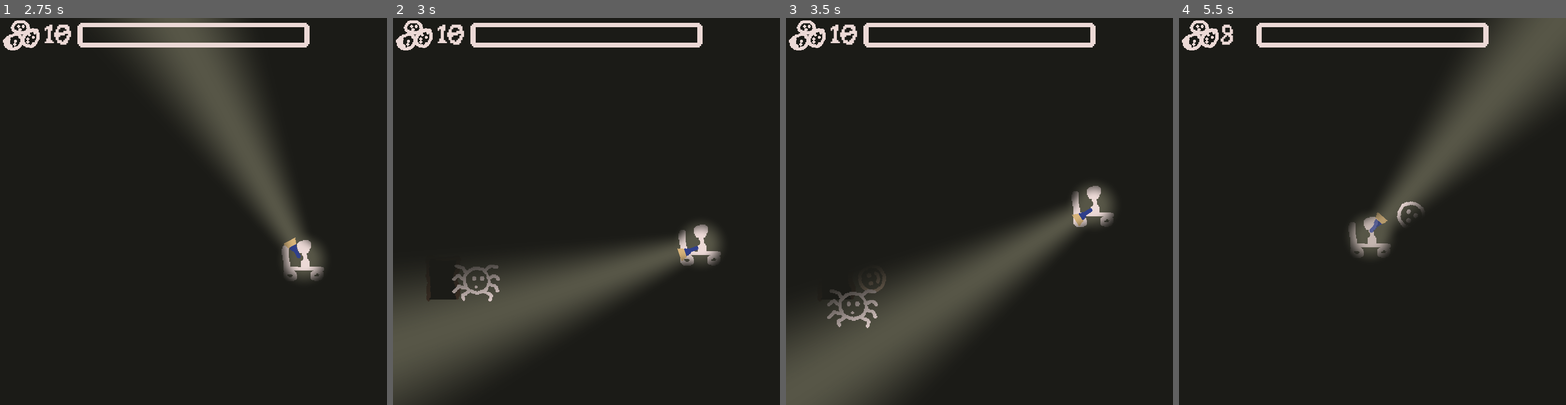
Above: before the commit, frames 1-4 (left to right).
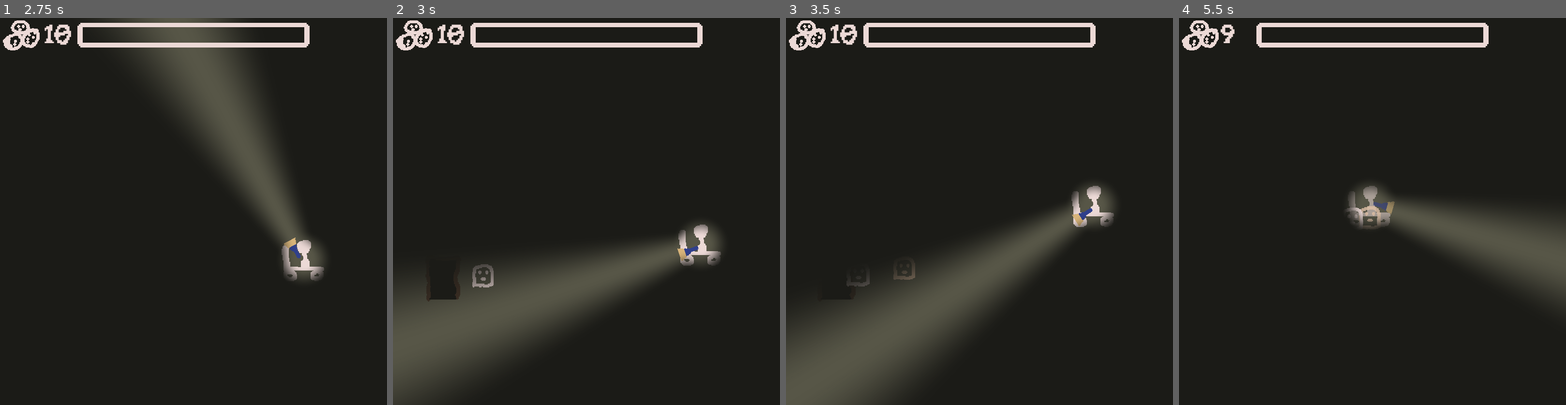
Above: after the commit, the same moments.

Repository: nolenroyalty/flashlight-survivors
Game: Godot game, scene res://Main.tscn
The game is run twice, just before and just after one commit, with the same random seed, the same clock (stepped at 60 frames per second) and the same inputs.
Inputs (mouse positions are in pixels of both pictures, inside the frame that each line leads up to):
- Up to frame 1 (2.75 s): tap Enter at 0.5 s; move the mouse to (278, 192) at 0.52 s; hold D (player_right) 0.53-1.28 s; move the mouse to (116, 230) at 1.27 s; hold S (player_down) 1.28-2.03 s; move the mouse to (232, 126) at 2.02 s; hold D (player_right) from 2.03 s (still down)
- Up to frame 2 (3 s): move the mouse to (567, 288) at 2.77 s; release D (player_right) at 2.78 s; hold W (player_up) from 2.78 s (still down)
- Up to frame 3 (3.5 s): keep holding W (player_up)
- Up to frame 4 (5.5 s): move the mouse to (1488, 269) at 3.52 s; release W (player_up) at 3.53 s; hold A (player_left) 3.53-5.03 s; move the mouse to (1256, 153) at 4.27 s; move the mouse to (1391, 211) at 5.02 s; hold S (player_down) from 5.03 s (still down)

Frame 1 is identical in both runs. In frame 2, 0.5% of the frame differs, in the area x 15-28%, y 63-74%; in frame 3, 0.6%; in frame 4, 17%, in the area x 10-100%, y 0-74%.

Commit message:
more sound additions

Diff:
--- a/enemies/BaseEnemy.gd
+++ b/enemies/BaseEnemy.gd
@@ -28,14 +28,14 @@
 	is_dead = true
 	U.xpbar.add_xp(xp_gain)
 	if maybe_explode():
+		AudioManager.play_explode()
 		call_deferred("queue_free")
 	else:
+		AudioManager.play_death()
 		handle_death()
 
 func play_damage_animation():
 	var t = get_tree().create_tween()
-	# t.tween_property(self, "modulate", Color("#645f678e"), 0.35)
-	# t.tween_property(self, "modulate", Color("#dd30408c"), 0.35)
 	t.tween_property(self, "modulate", Color("#99d8b47a"), 0.15)
 	t.tween_property(self, "modulate", Color("#ffffff"), 0.15)
 	t.set_trans(Tween.TRANS_QUAD)
--- a/enemies/BaseEnemy.tscn
+++ b/enemies/BaseEnemy.tscn
@@ -1,6 +1,7 @@
-[gd_scene load_steps=3 format=2]
+[gd_scene load_steps=4 format=2]
 
 [ext_resource path="res://enemies/BaseEnemy.gd" type="Script" id=1]
+[ext_resource path="res://sounds/Retro Blop 18.wav" type="AudioStream" id=2]
 
 [sub_resource type="CircleShape2D" id=1]
 
@@ -19,3 +20,7 @@
 [node name="Hurtbox" type="Area2D" parent="."]
 collision_layer = 8
 collision_mask = 2
+
+[node name="DeathAudio" type="AudioStreamPlayer" parent="."]
+stream = ExtResource( 2 )
+volume_db = -5.0
--- a/enemies/Doorway.gd
+++ b/enemies/Doorway.gd
@@ -24,13 +24,22 @@
 	t.set_trans(Tween.TRANS_QUAD)
 	t.tween_callback(self, "free_and_signal")
 
+func should_spawn_spider():
+	return State.player_level >= 3 and rng.randf() < 0.2
+
 func spawn_enemy():
 	if enemies_spawned < enemies_to_spawn:
 		var t = get_tree().create_tween()
 		t.tween_property(self, "scale", U.v(1.2, 1.0), 0.3)
 		t.tween_property(self, "scale", U.v(1.0, 1.0), 0.3)
 		t.set_trans(Tween.TRANS_QUAD)
-		var enemy = Spider.instance()
+
+		var enemy
+		if should_spawn_spider():
+			enemy = Spider.instance()
+		else:
+			enemy = Ghost.instance()
+
 		get_parent().add_child(enemy)
 		enemy.position = position
 		enemies_spawned += 1
--- a/enemies/Ghost.gd
+++ b/enemies/Ghost.gd
@@ -19,3 +19,4 @@
 
 func _ready():
 	health = 3
+	xp_gain = 3
--- a/enemies/SpawnManager.gd
+++ b/enemies/SpawnManager.gd
@@ -51,13 +51,12 @@
 
 func door_spawn_chance_increment():
 	if State.player_level < 5: return 0.05
-	elif State.player_level < 15: return 0.1
-	else: return 0.15
+	elif State.player_level < 10: return 0.1
+	else: return 0.2
 
 var current_door_spawn_chance = .8
 func maybe_spawn():
 	current_door_spawn_chance += door_spawn_chance_increment()
-	print(current_door_spawn_chance)
 	if rng.randf() < current_door_spawn_chance:
 		if spawn_door():
 			current_door_spawn_chance = 0.1
--- a/enemies/Spider.gd
+++ b/enemies/Spider.gd
@@ -105,7 +105,7 @@
 	randomize()
 	health = 10
 	power = 2
-	xp_gain = 5
+	xp_gain = 6
 	sprite.connect("animation_finished", self, "animation_finished")
 	roll_safeguard_timer.connect("timeout", self, "roll_safeguard_fired")
 	spawn()
--- /dev/null
+++ b/globals/AudioManager.gd
@@ -0,0 +1,20 @@
+extends Node2D
+
+var death_audios = []
+var death_idx = 0
+var explode_audios = []
+var explode_idx = 0
+
+func play_death():
+	death_audios[death_idx].play()
+	death_idx = (death_idx + 1) % len(death_audios)
+
+func play_explode():
+	explode_audios[explode_idx].play()
+	explode_idx = (explode_idx + 1) % len(explode_audios)
+
+func _ready():
+	for child in $DeathAudios.get_children():
+		death_audios.append(child)
+	for child in $ExplodeAudios.get_children():
+		explode_audios.append(child)
--- /dev/null
+++ b/globals/AudioManager.tscn
@@ -0,0 +1,40 @@
+[gd_scene load_steps=4 format=2]
+
+[ext_resource path="res://sounds/Retro Blop 18.wav" type="AudioStream" id=1]
+[ext_resource path="res://globals/AudioManager.gd" type="Script" id=2]
+[ext_resource path="res://sounds/Retro Blop 22.wav" type="AudioStream" id=3]
+
+[node name="AudioManager" type="Node2D"]
+script = ExtResource( 2 )
+
+[node name="DeathAudios" type="Node2D" parent="."]
+
+[node name="DeathAudio1" type="AudioStreamPlayer" parent="DeathAudios"]
+stream = ExtResource( 1 )
+volume_db = -5.0
+
+[node name="DeathAudio2" type="AudioStreamPlayer" parent="DeathAudios"]
+stream = ExtResource( 1 )
+volume_db = -5.0
+
+[node name="DeathAudio3" type="AudioStreamPlayer" parent="DeathAudios"]
+stream = ExtResource( 1 )
+volume_db = -5.0
+
+[node name="ExplodeAudios" type="Node2D" parent="."]
+
+[node name="ExplodeAudio1" type="AudioStreamPlayer" parent="ExplodeAudios"]
+stream = ExtResource( 3 )
+volume_db = -5.0
+
+[node name="ExplodeAudio2" type="AudioStreamPlayer" parent="ExplodeAudios"]
+stream = ExtResource( 3 )
+volume_db = -5.0
+
+[node name="ExplodeAudio3" type="AudioStreamPlayer" parent="ExplodeAudios"]
+stream = ExtResource( 3 )
+volume_db = -5.0
+
+[node name="ExplodeAudio4" type="AudioStreamPlayer" parent="ExplodeAudios"]
+stream = ExtResource( 3 )
+volume_db = -5.0
--- a/light-sources/LightTrackManager.tscn
+++ b/light-sources/LightTrackManager.tscn
@@ -1,7 +1,7 @@
 [gd_scene load_steps=3 format=2]
 
 [ext_resource path="res://light-sources/LightTrackManager.gd" type="Script" id=1]
-[ext_resource path="res://sounds/lights1.wav" type="AudioStream" id=2]
+[ext_resource path="res://sounds/Retro Event UI 01.wav" type="AudioStream" id=2]
 
 [node name="LightTrackManager" type="Node2D"]
 script = ExtResource( 1 )
--- a/project.godot
+++ b/project.godot
@@ -36,6 +36,7 @@
 Lights="*res://globals/Lights.tscn"
 State="*res://globals/State.tscn"
 Constants="*res://globals/Constants.tscn"
+AudioManager="*res://globals/AudioManager.tscn"
 
 [display]
 
--- a/ui/UpgradeDialogue.gd
+++ b/ui/UpgradeDialogue.gd
@@ -4,6 +4,7 @@
 
 onready var choice_holder = $Background/ChoiceHolder
 onready var congrats = $Background/CongratsLabel
+onready var audio = $Audio
 
 var UpgradeChoice = preload("res://ui/UpgradeChoice.tscn")
 var rng : RandomNumberGenerator
@@ -13,6 +14,7 @@
 	emit_signal("finished")
 
 func _ready():
+	audio.play()
 	$AnimationPlayer.play("shwoop")
 	congrats.text = "Reached level %d!" % [State.player_level]
 
--- a/ui/UpgradeDialogue.tscn
+++ b/ui/UpgradeDialogue.tscn
@@ -1,8 +1,9 @@
-[gd_scene load_steps=6 format=2]
+[gd_scene load_steps=7 format=2]
 
 [ext_resource path="res://ui/UpgradeDialogue.gd" type="Script" id=1]
 [ext_resource path="res://Aseprite/upgradebackground.png" type="Texture" id=2]
 [ext_resource path="res://Aseprite/particle1.png" type="Texture" id=3]
+[ext_resource path="res://sounds/Retro Event StereoUP 02.wav" type="AudioStream" id=4]
 
 [sub_resource type="Animation" id=2]
 length = 0.001
@@ -295,3 +296,7 @@
 [node name="AnimationPlayer" type="AnimationPlayer" parent="."]
 anims/RESET = SubResource( 2 )
 anims/shwoop = SubResource( 1 )
+
+[node name="Audio" type="AudioStreamPlayer" parent="."]
+stream = ExtResource( 4 )
+volume_db = -7.0
--- a/ui/XPBar.gd
+++ b/ui/XPBar.gd
@@ -9,7 +9,7 @@
 
 func xp_required():
 	# Come back and fix this
-	return 15 + 10 * (State.player_level -1 )
+	return 15 + 10 * (State.player_level - 1)
 
 func set_foreground_scale():
 	var req = xp_required()
Not shown, added: sounds/Retro Blop 18.wav.import
Not shown, added: sounds/Retro Blop 22.wav.import
Not shown, added: sounds/Retro Event StereoUP 02.wav.import
Not shown, added: sounds/Retro Event UI 01.wav.import
Not shown, added: sounds/Retro Blop 18.wav
Not shown, added: sounds/Retro Blop 22.wav
Not shown, added: sounds/Retro Event StereoUP 02.wav
Not shown, added: sounds/Retro Event UI 01.wav
